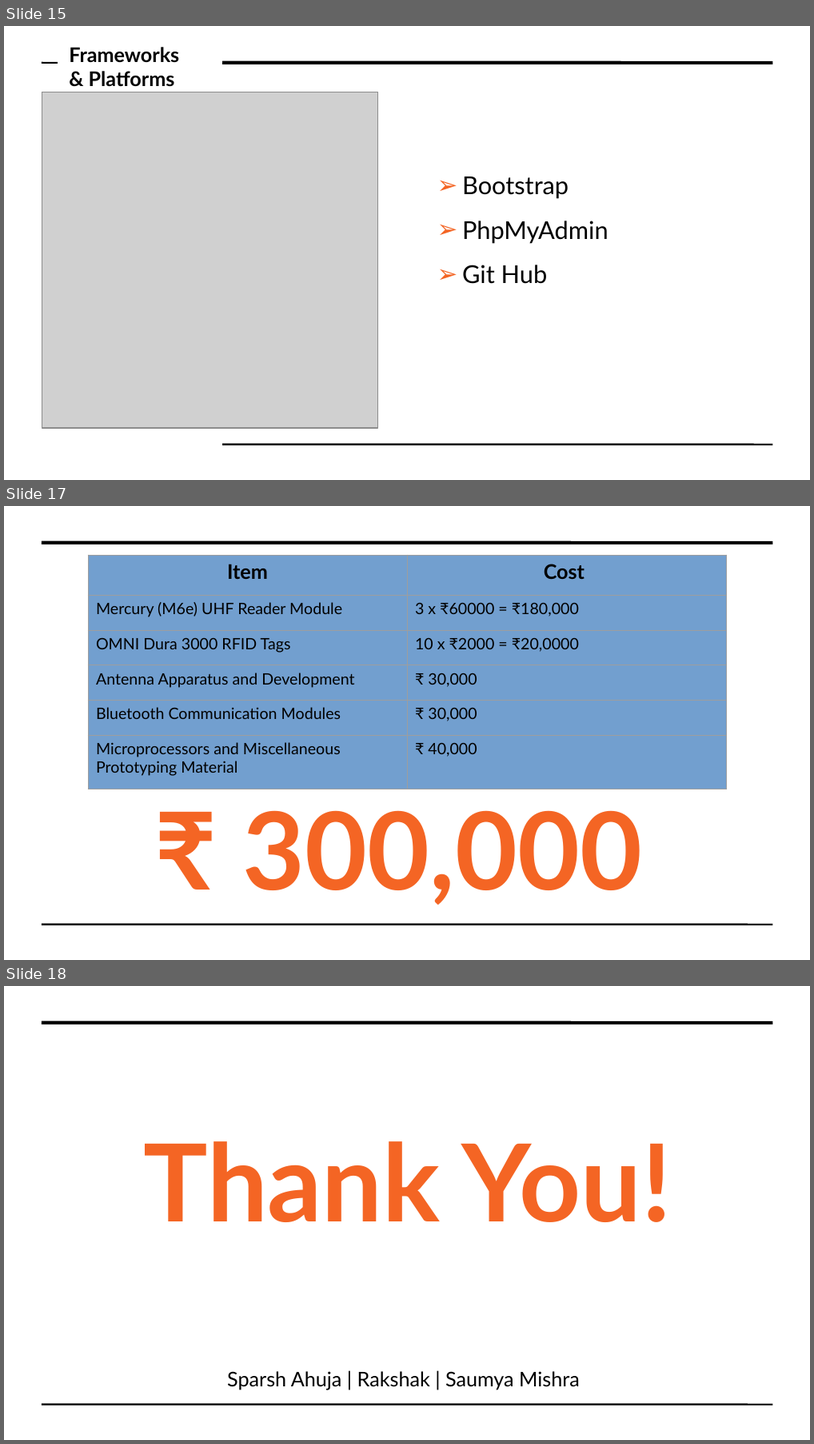
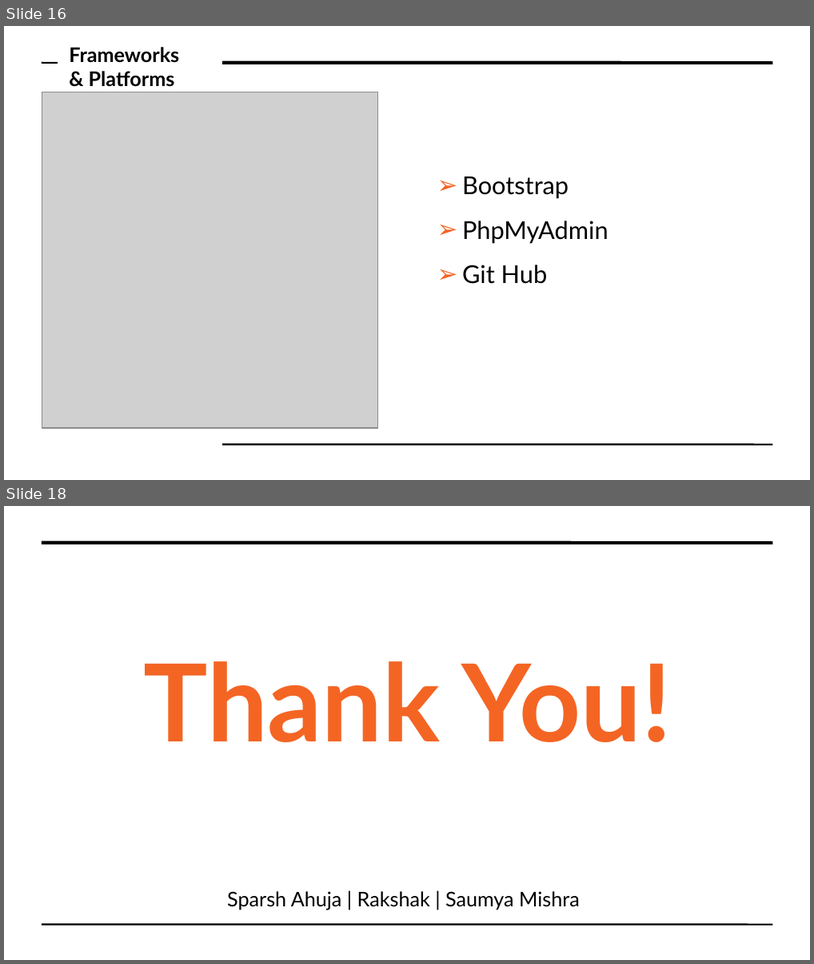
Before and after one commit to Saumya-Mishra9129/hackathon2019, a slide deck: Hackfest.odp. Shown one above the other, each under a label of ours: slides 15, 17 and 18 before the commit, slides 16 and 18 after it; the slides between them are not shown. The pictures are 814x1444 and 814x964 pixels, drawn with LibreOffice and Linux fonts; fonts in the diff are those of the drawing; grey boxes stand for pictures. Boxes give left, top, right and bottom in pixels: in the first picture for what was removed or moved away, otherwise in the second. Text is boxed around its words. In the diff, an @@ line names an element or a change of style, - is before the commit and + after.

```diff
--- a/Hackfest.odp
+++ b/Hackfest.odp
@@ slide 17 removed at box(4, 506, 810, 960), background #FFFFFF; not listed: 2 template elements that a slide beside it also shows @@
@@ table removed at box(88, 555, 726, 786), 6 rows, 2 columns @@
-Item | Cost
-Mercury (M6e) UHF Reader Module | 3 x ₹60000 = ₹180,000
-OMNI Dura 3000 RFID Tags | 10 x ₹2000 = ₹20,0000
-Antenna Apparatus and Development | ₹ 30,000
-Bluetooth Communication Modules | ₹ 30,000
-Microprocessors and Miscellaneous Prototyping Material | ₹ 40,000
@@ title removed at box(243, 810, 642, 904) @@
-₹ 300,000
@@ what was slide 15 is now slide 16 @@
```
Also in this commit, not shown: 6 slides changed, 3 slides added, 2 other slides removed, 4 other files.
